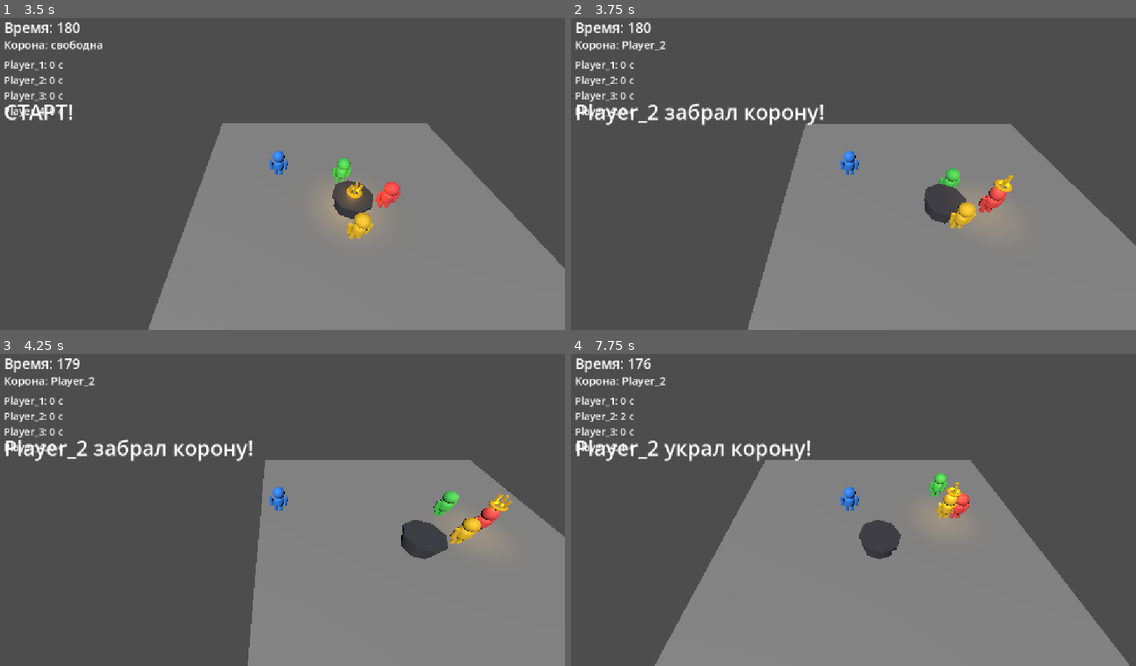
Above: before the commit, frames 1-4 (two rows, left to right).
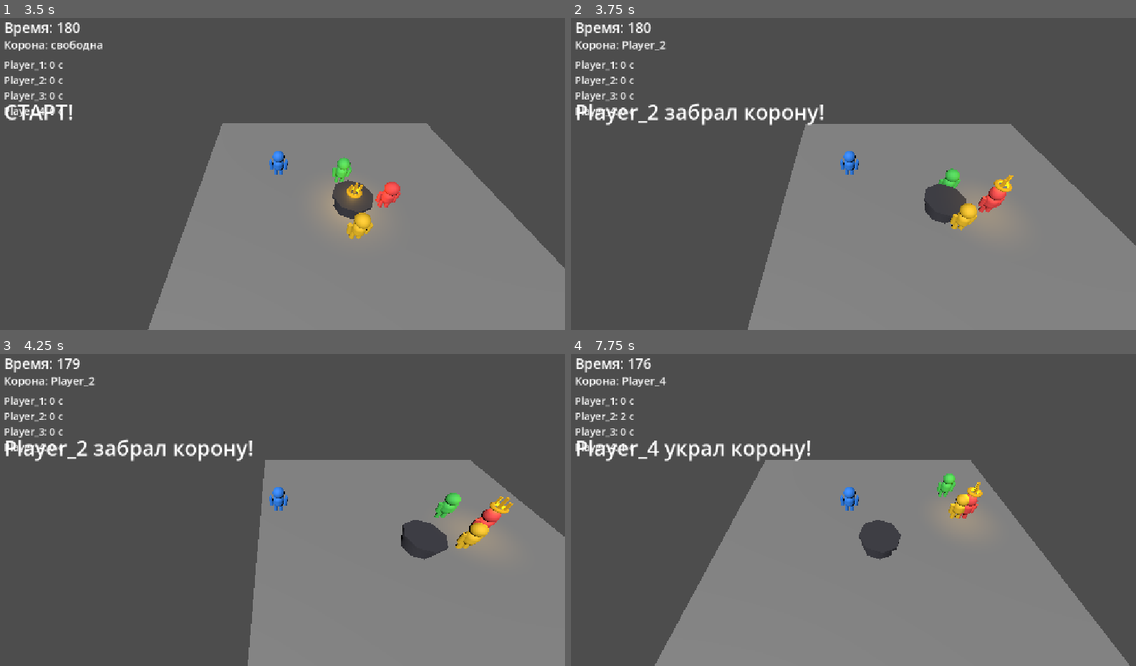
Above: after the commit, the same moments.

Repository: denisyltanovmagamed-netizen/PROJECT-01-CROWN
Game: Godot game, scene res://scenes/main/main.tscn
Two runs of this game, one before a commit and one after it. Both use one fixed random seed, a clock stepped at 60 frames per second and the inputs below.
Inputs (mouse positions are in pixels of both pictures, inside the frame that each line leads up to):
- Up to frame 1 (3.5 s): tap Enter at 0.5, 2 s; move the mouse to (406, 152) at 0.52 s; hold Right (ui_right) 0.53-1.28 s; click (406, 152) at 0.67 s; tap Space at 1.25, 2.75 s; move the mouse to (163, 186) at 1.27 s; hold Down (ui_down) 1.28-2.03 s; move the mouse to (333, 99) at 2.02 s; hold Right (ui_right) 2.03-2.78 s; move the mouse to (248, 233) at 2.77 s; hold Up (ui_up) from 2.78 s (still down); click (248, 233) at 2.92 s
- Up to frame 2 (3.75 s): move the mouse to (1023, 217) at 3.52 s; release Up (ui_up) at 3.53 s; hold Left (ui_left) from 3.53 s (still down)
- Up to frame 3 (4.25 s): keep holding Left (ui_left)
- Up to frame 4 (7.75 s): move the mouse to (678, 456) at 4.27 s; move the mouse to (876, 503) at 5.02 s; release Left (ui_left) at 5.03 s; hold Down (ui_down) 5.03-5.78 s; click (876, 503) at 5.17 s; move the mouse to (763, 425) at 5.77 s; hold Right (ui_right) 5.78-6.53 s; move the mouse to (977, 488) at 6.52 s; hold Up (ui_up) 6.53-7.28 s; move the mouse to (734, 522) at 7.27 s; hold Right (ui_right) from 7.28 s (still down); click (734, 522) at 7.42 s

Frame 1 is identical in both runs. In frame 2, 0.2% of the frame differs, in the area x 65-79%, y 48-69%; in frame 3, 0.8%; in frame 4, 0.9%, in the area x 13-73%, y 7-53%.

Commit message:
Fix AI stealing and attack distance

Diff:
--- a/scripts/game/game_manager.gd
+++ b/scripts/game/game_manager.gd
@@ -5,7 +5,7 @@
 const STEAL_DISTANCE: float = 1.15
 const STEAL_COOLDOWN: float = 0.12
 const COUNTDOWN_TIME: float = 3.0
-const ATTACK_LANE_RADIUS: float = 0.72
+const ATTACK_LANE_RADIUS: float = 0.35
 
 var round_time: float = ROUND_TIME
 var countdown_time: float = COUNTDOWN_TIME
@@ -106,9 +106,6 @@
             return
 
 func _check_steal() -> void:
-    if steal_cooldown > 0.0:
-        return
-
     if claim_request:
         claim_request = false
         for player in players:
@@ -119,8 +116,8 @@
                 status_label.text = "%s украл корону!" % player.name
                 return
 
-    # Check the closest AI first. This makes the closest attacker steal
-    # immediately instead of depending on array order.
+    # Stealing is checked every frame with no global cooldown.
+    # The closest AI inside the steal radius takes the crown immediately.
     var closest_ai: CharacterBody3D = null
     var closest_distance := INF
 
@@ -148,7 +145,6 @@
 
     crown_holder = player
     crown_holder.set_meta("crown_holder", true)
-    steal_cooldown = STEAL_COOLDOWN
 
 func _update_crown() -> void:
     if crown == null or crown_holder == null:
@@ -178,8 +174,9 @@
         if player.is_dummy and player != crown_holder:
             attackers.append(player)
 
-    # The AI are assigned fixed attack lanes around the crown holder.
-    # They approach from different sides instead of forming one pile.
+    # Attackers approach the holder directly. A small lateral offset is kept
+    # only to reduce visual overlap; once close, player.gd stops separation
+    # from overriding the approach so the AI can actually enter steal range.
     for player in attackers:
         var lane_angle := (TAU / maxf(1.0, float(attackers.size()))) * float(attackers.find(player))
         var lane_direction := Vector3(cos(lane_angle), 0.0, sin(lane_angle))
